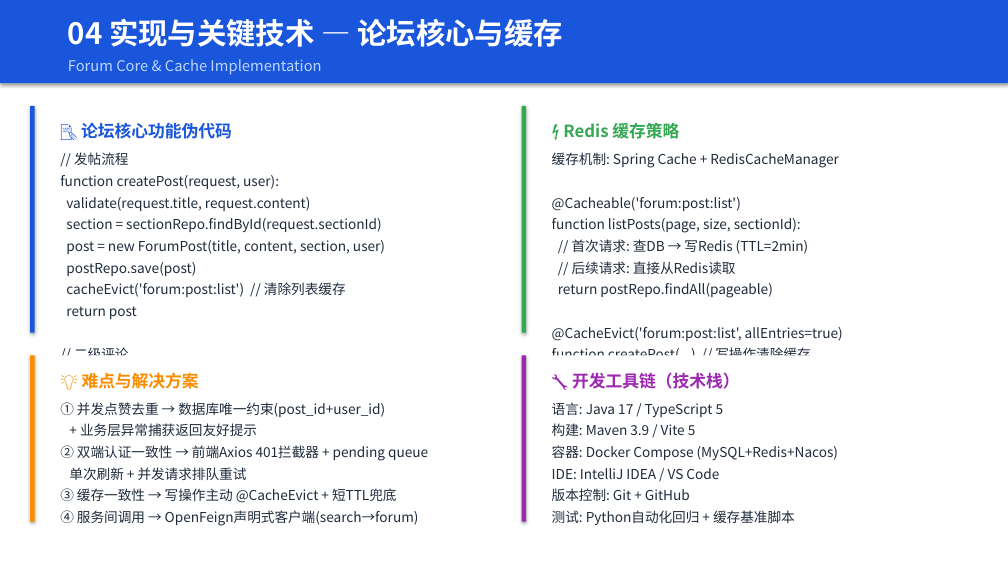
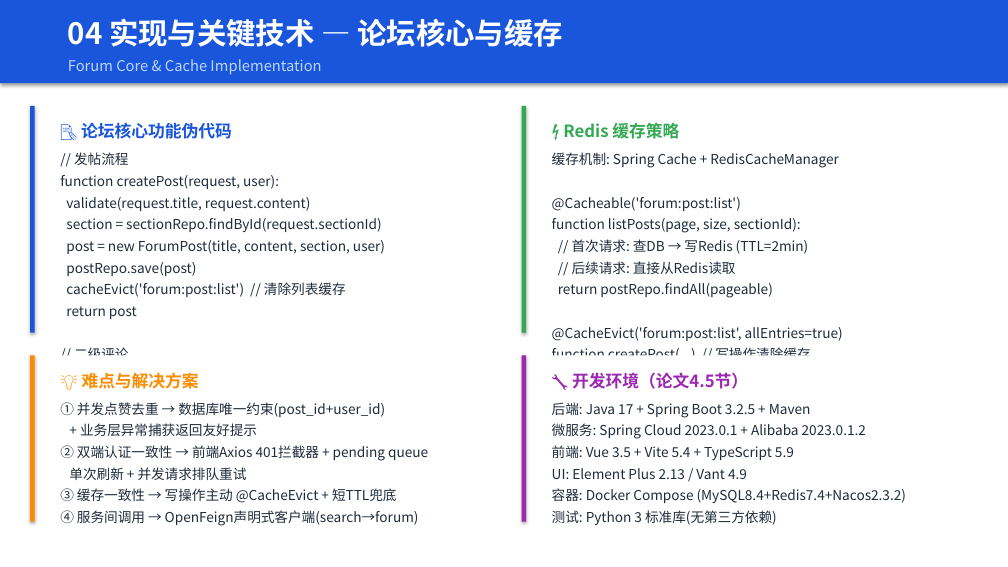
Before and after one commit to Wkjlovec/graduation_project_zhuang, a slide deck: slide 12 of docs/毕业答辩PPT.pptx (slide 10 before the commit). Drawn at 1008x567 pixels with LibreOffice and Linux fonts; fonts in the diff are those of the drawing. Boxes give left, top, right and bottom in pixels: in the first picture for what was removed or moved away, otherwise in the second. Text is boxed around its words. In the diff, an @@ line names an element or a change of style, - is before the commit and + after.

```diff
--- a/docs/毕业答辩PPT.pptx
+++ b/docs/毕业答辩PPT.pptx
@@ text at (x1=572, y1=372, x2=748, y2=389): text changed @@
-🔧 开发工具链（技术栈）
+🔧 开发环境（论文4.5节）
@@ text at (x1=552, y1=402, x2=906, y2=525): text changed @@
-语言: Java 17 / TypeScript 5
-构建: Maven 3.9 / Vite 5
-容器: Docker Compose (MySQL+Redis+Nacos)
-IDE: IntelliJ IDEA / VS Code
-版本控制: Git + GitHub
-测试: Python自动化回归 + 缓存基准脚本
+后端: Java 17 + Spring Boot 3.2.5 + Maven
+微服务: Spring Cloud 2023.0.1 + Alibaba 2023.0.1.2
+前端: Vue 3.5 + Vite 5.4 + TypeScript 5.9
+UI: Element Plus 2.13 / Vant 4.9
+容器: Docker Compose (MySQL8.4+Redis7.4+Nacos2.3.2)
+测试: Python 3 标准库(无第三方依赖)
```
Also in this commit, not shown: 7 other slides changed, 2 slides added, 1 other file.
